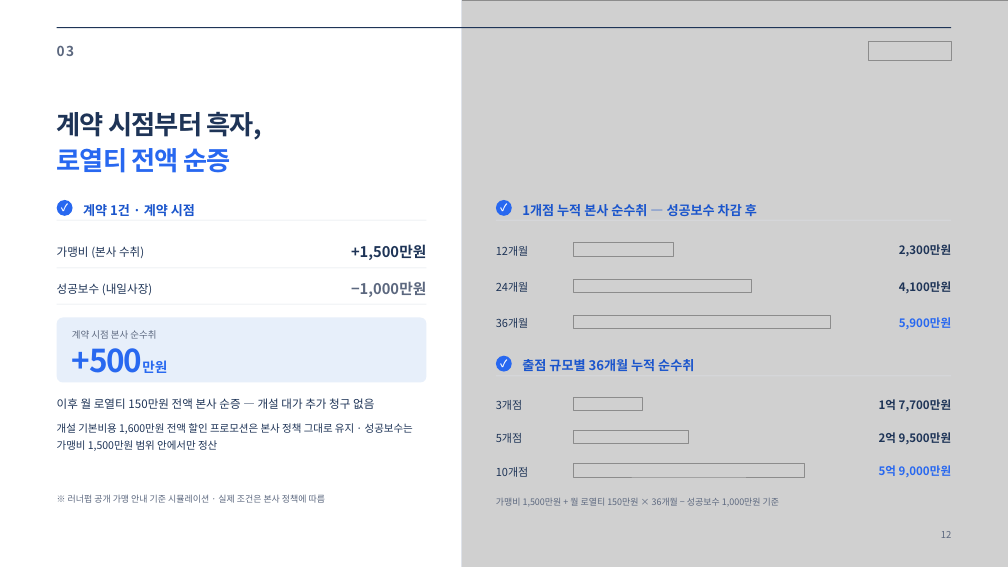
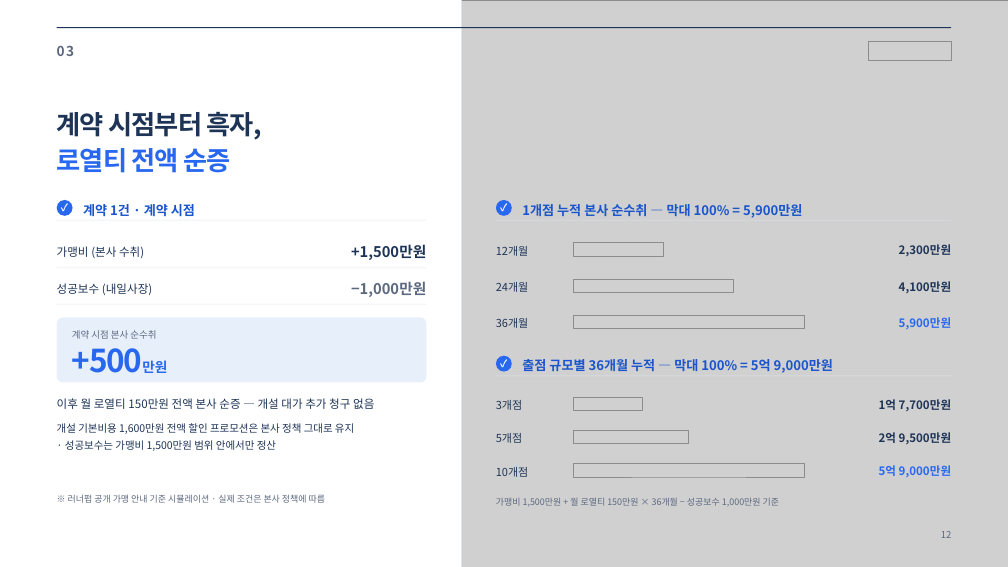
Before and after one commit to jyjzzjtube-pixel/onewillco-meeting-2026, a slide deck: slide 12 of runnerpub-proposal/runnerpub_proposal_naeilsajang.pptx. Drawn at 1008x567 pixels with LibreOffice and Linux fonts; fonts in the diff are those of the drawing; grey boxes stand for pictures. Boxes give left, top, right and bottom in pixels: in the first picture for what was removed or moved away, otherwise in the second. Text is boxed around its words. In the diff, an @@ line names an element or a change of style, - is before the commit and + after.

```diff
--- a/runnerpub-proposal/runnerpub_proposal_naeilsajang.pptx
+++ b/runnerpub-proposal/runnerpub_proposal_naeilsajang.pptx
@@ text at box(522, 204, 802, 218): text changed @@
-1개점 누적 본사 순수취 — 성공보수 차감 후
+1개점 누적 본사 순수취 — 막대 100% = 5,900만원
@@ picture: place and size @@
-picture at box(573, 243, 674, 256)
+picture at box(573, 243, 663, 256)
@@ picture: place and size @@
-picture at box(573, 279, 752, 293)
+picture at box(573, 279, 734, 293)
@@ picture: place and size @@
-picture at box(573, 315, 830, 329)
+picture at box(573, 315, 805, 329)
@@ text at box(522, 359, 833, 373): text changed @@
-출점 규모별 36개월 누적 순수취
+출점 규모별 36개월 누적 — 막대 100% = 5억 9,000만원
@@ text at box(57, 423, 354, 451): text changed @@
-개설 기본비용 1,600만원 전액 할인 프로모션은 본사 정책 그대로 유지 · 성공보수는 가맹비 1,500만원 범위 안에서만 정산
+개설 기본비용 1,600만원 전액 할인 프로모션은 본사 정책 그대로 유지
+· 성공보수는 가맹비 1,500만원 범위 안에서만 정산
```
Also in this commit, not shown: 5 other slides changed, 5 other files.
